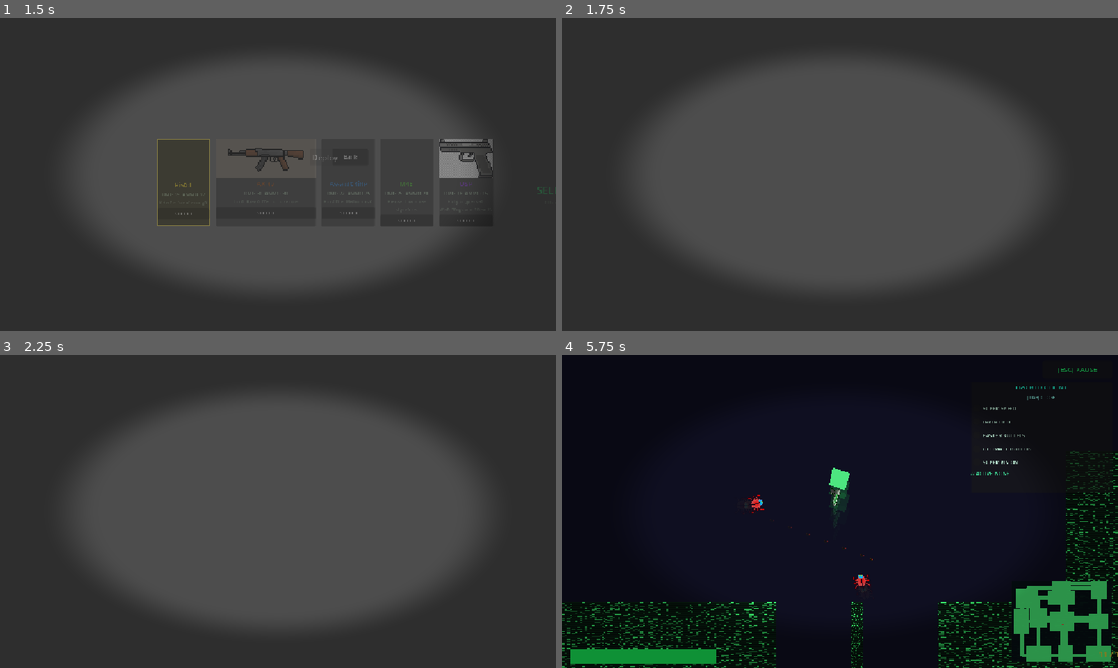
Above: before the commit, frames 1-4 (two rows, left to right).
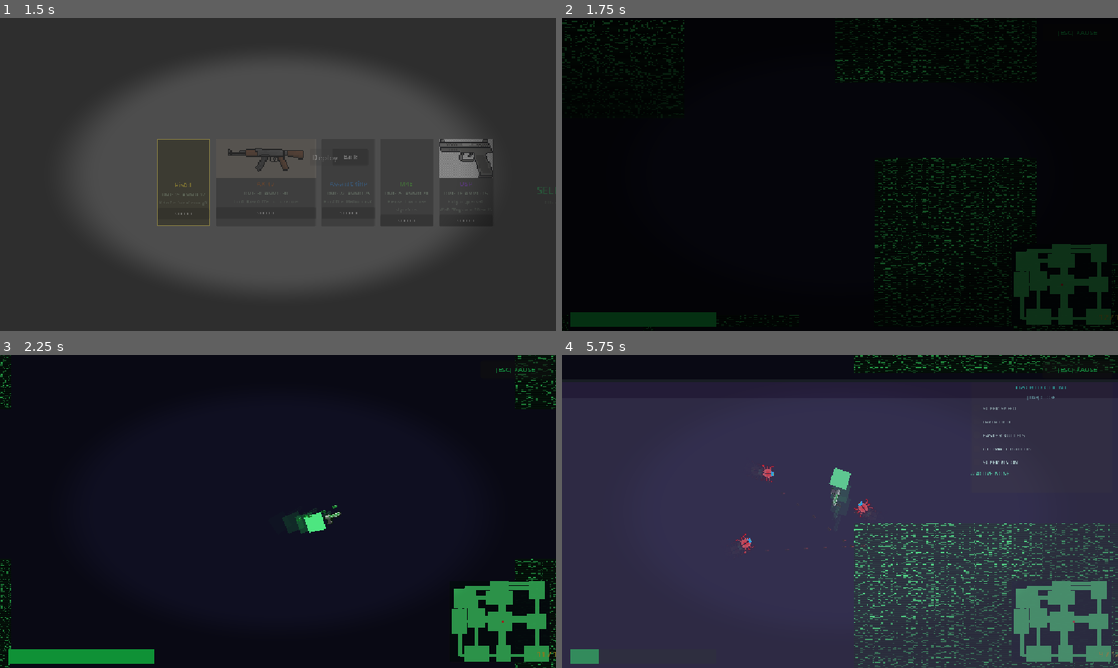
Above: after the commit, the same moments.

Repository: vision-for-change/rules-broken-v2
Game: Godot game, scene res://scenes/ui/MainMenu.tscn
The game is run twice, just before and just after one commit, with the same random seed, the same clock (stepped at 60 frames per second) and the same inputs.
Inputs (mouse positions are in pixels of both pictures, inside the frame that each line leads up to):
- Up to frame 1 (1.5 s): click "Select Weapon" at 0.5 s; click "Deploy" at 1.25 s
- Up to frame 2 (1.75 s): no input
- Up to frame 3 (2.25 s): tap Enter (ui_accept) at 2 s; move the mouse to (400, 495) at 2.02 s; hold Right (ui_right) from 2.03 s (still down); tap E (interact) at 2.1 s; click (400, 495) at 2.17 s
- Up to frame 4 (5.75 s): tap Enter (ui_accept) at 2.27, 3.77, 5.27 s; release Right (ui_right) at 2.75 s; click (840, 514) at 2.75 s, where only the run before the commit has a clickable "[ ENTER ] INITIATE BREACH"; move the mouse to (728, 527) at 3.52 s; hold Down (ui_down) 3.53-4.28 s; tap Space (dash) at 3.6 s; tap E (interact) at 3.8, 4.55, 5.1 s; move the mouse to (895, 442) at 4.27 s; hold Right (ui_right) 4.28-5.03 s; hold Tab (inspect) 4.28-5.03 s; move the mouse to (812, 574) at 5.02 s; hold Up (ui_up) from 5.03 s (still down); click (812, 574) at 5.17 s

Frame 1 is identical in both runs. In frame 2, 100% of the frame differs, in the area x 0-100%, y 0-100%; in frame 3, 100%; in frame 4, 92%.

Commit message:
Dying page dbot

Diff:
--- a/autoloads/RuleManager.gd
+++ b/autoloads/RuleManager.gd
@@ -216,29 +216,42 @@
 func _adjust_integrity(delta: float) -> void:
 	if _death_triggered:
 		return
+
 	var old = system_integrity
 	system_integrity = clampf(system_integrity + delta, 0.0, MAX_SYSTEM_INTEGRITY)
-	print("INTEGRITY: ", system_integrity, " | delta: ", delta)
+
+	print("INTEGRITY:", system_integrity, " | delta:", delta)
+
 	EventBus.integrity_changed.emit(system_integrity, delta)
+
 	var critical_threshold := MAX_SYSTEM_INTEGRITY * 0.25
 	var unstable_threshold := MAX_SYSTEM_INTEGRITY * 0.5
+
+	# Emit warnings when crossing thresholds
 	if system_integrity < critical_threshold and old >= critical_threshold:
 		EventBus.system_critical.emit()
 		EventBus.log("!! SYSTEM CRITICAL — integrity below 25%", "error")
 	elif system_integrity < unstable_threshold and old >= unstable_threshold:
 		EventBus.system_unstable.emit()
 		EventBus.log("! SYSTEM UNSTABLE — integrity below 50%", "warn")
-	if system_integrity <= 0.0 and old > 0.0:
+
+	# ⭐ NEW DEATH THRESHOLD ⭐
+	# Player dies when integrity < 5% instead of EXACTLY 0.0
+	var death_threshold := MAX_SYSTEM_INTEGRITY * 0.05
+
+	if system_integrity <= death_threshold and old > death_threshold:
 		_death_triggered = true
 		EventBus.log("!! INTEGRITY ZERO — PLAYER CAUGHT !!", "error")
 		EventBus.player_caught.emit("integrity_failure")
 
+
 func _recalculate_integrity() -> void:
 	_adjust_integrity(0.1)
 
 func clear_rules() -> void:
 	_rules.clear()
 	_conflict_log.clear()
+	_death_triggered = false
 	system_integrity = MAX_SYSTEM_INTEGRITY
 	EventBus.integrity_changed.emit(system_integrity, 0.0)
 
--- a/scenes/player/Inventory.gd
+++ b/scenes/player/Inventory.gd
@@ -15,15 +15,14 @@
 const BULLET_SCENE = preload("res://scenes/player/Bullet.tscn")
 
 func _ready() -> void:
-	# Load gun from select screen
-	if Engine.has_singleton("PlayerState") or get_node_or_null("/root/PlayerState") != null:
-		var starting = GunDatabase.get_gun(PlayerState.selected_gun_id)
-		if not starting.is_empty():
-			add_gun(starting)
-	elif get_node_or_null("/root/GunDatabase") != null:
-		var starting = GunDatabase.get_gun(GunDatabase.selected_gun_id)
-		if not starting.is_empty():
-			add_gun(starting)
+	var gun_id = "pistol"
+	if get_node_or_null("/root/GunDatabase") != null:
+		gun_id = GunDatabase.selected_gun_id
+	if get_node_or_null("/root/PlayerState") != null:
+		gun_id = PlayerState.selected_gun_id
+	var starting = GunDatabase.get_gun(gun_id)
+	if not starting.is_empty():
+		add_gun(starting)
 
 func _process(delta: float) -> void:
 	if _fire_timer > 0.0:
--- a/scenes/player/Player.gd
+++ b/scenes/player/Player.gd
@@ -1,6 +1,4 @@
 ## Player.gd
-## Player submits ALL actions through ActionBus. Movement, interaction,
-## bypass — nothing happens without passing the rule pipeline.
 extends CharacterBody2D
 
 const SPEED_MOVE = 360.0
@@ -11,7 +9,7 @@
 const HACK_BULLET_SPEED_MULT = 2.2
 const DEFAULT_CAMERA_ZOOM := Vector2(1.5, 1.5)
 const SUPER_VISION_CAMERA_ZOOM := Vector2(1.0, 1.0)
-const ENTITY_ID  = "player"
+const ENTITY_ID = "player"
 const BULLET_SCENE = preload("res://scenes/player/Bullet.tscn")
 const SHOOT_COOLDOWN := 0.2
 const GHOST_INTERVAL := 0.045
@@ -24,8 +22,9 @@
 const SHOOT_SHAKE_DURATION := 0.06
 const DASH_SHAKE_INTENSITY := 3.2
 const DASH_SHAKE_DURATION := 0.1
-
-var is_alive   := true
+const FOOTSTEP_INT = 0.38
+
+var is_alive := true
 var _interact_target: Node = null
 var _footstep_t := 0.0
 var _hack_super_speed := false
@@ -38,28 +37,24 @@
 var _dash_timer := 0.0
 var _dash_cd := 0.0
 var _dash_direction := Vector2.ZERO
-const FOOTSTEP_INT = 0.38
-
-@onready var body_rect: ColorRect      = $BodyRect
-@onready var interact_area: Area2D     = $InteractArea
-@onready var camera: Camera2D          = $Camera2D
-@onready var hint_label: Label         = $HintLabel
-@onready var gun_sprite: Node2D        = $Sprite2D
+
+@onready var body_rect: ColorRect  = $BodyRect
+@onready var interact_area: Area2D = $InteractArea
+@onready var camera: Camera2D      = $Camera2D
+@onready var hint_label: Label     = $HintLabel
+@onready var gun_sprite: Node2D    = $Sprite2D
 
 func _ready() -> void:
 	add_to_group("player")
 	ScreenFX.register_camera(camera)
-
-	EntityRegistry.register(ENTITY_ID, "player",  self,
+	EntityRegistry.register(ENTITY_ID, "player", self,
 		["player", "agent", "mobile"],
 		{"integrity_contribution": 0.0}
 	)
-
 	EventBus.player_caught.connect(_on_caught)
 	EventBus.action_denied.connect(_on_action_denied)
 	interact_area.body_entered.connect(_on_interact_enter)
 	interact_area.body_exited.connect(_on_interact_exit)
-
 	AudioManager.play_music("stable")
 	_apply_camera_modes()
 
@@ -85,25 +80,17 @@
 		move_dir = _dash_direction
 
 	var target_velocity := Vector2.ZERO
-
 	if move_dir.length() > 0.05:
-		var ctx = {
-			"actor_id":  ENTITY_ID,
-			"direction": move_dir
-		}
-		var result = ActionBus.submit(ActionBus.MOVE,
-			EntityRegistry.get_tags(ENTITY_ID), ctx)
-
+		var ctx = {"actor_id": ENTITY_ID, "direction": move_dir}
+		var result = ActionBus.submit(ActionBus.MOVE, EntityRegistry.get_tags(ENTITY_ID), ctx)
 		if result["allowed"]:
 			target_velocity = move_dir * SPEED_MOVE
 		else:
 			target_velocity = move_dir * (SPEED_MOVE * 0.4)
-
 		if _hack_super_speed:
 			target_velocity *= HACK_SPEED_MULT
 		if _dash_timer > 0.0:
 			target_velocity *= DASH_SPEED_MULT
-
 		_footstep_t += delta
 		if _footstep_t >= FOOTSTEP_INT:
 			_footstep_t = 0.0
@@ -114,7 +101,6 @@
 
 	if velocity.length_squared() > 16.0:
 		_ghost_step(delta)
-
 	if Input.is_action_just_pressed("interact") and _interact_target != null:
 		_do_interact()
 	if Input.is_action_pressed("shoot"):
@@ -139,9 +125,8 @@
 		return
 	if get_tree().current_scene == null:
 		return
-	var spawn_pos := muzzle_pos
 	get_tree().current_scene.add_child(bullet)
-	bullet.global_position = spawn_pos
+	bullet.global_position = muzzle_pos
 	var bullet_speed_mult := HACK_BULLET_SPEED_MULT if _hack_faster_bullets else 1.0
 	if bullet.has_method("setup"):
 		bullet.setup(self, shot_dir.normalized(), bullet_speed_mult)
@@ -153,12 +138,11 @@
 		return
 	var target_id = _interact_target.get("entity_id") if _interact_target.get("entity_id") != null else "unknown"
 	var ctx = {
-		"actor_id":  ENTITY_ID,
+		"actor_id": ENTITY_ID,
 		"target_id": target_id,
 		"target_node": _interact_target
 	}
-	var result = ActionBus.submit(ActionBus.INTERACT,
-		EntityRegistry.get_tags(ENTITY_ID), ctx)
+	var result = ActionBus.submit(ActionBus.INTERACT, EntityRegistry.get_tags(ENTITY_ID), ctx)
 	if result["allowed"] or result["loophole"] != "":
 		_interact_target.on_player_interact(result)
 
@@ -178,40 +162,19 @@
 		return
 	ScreenFX.flash_screen(Color(1, 0.3, 0.1, 0.3), 0.15)
 
-# ✅ UPDATED FUNCTION (REPLACED)
 func _on_caught(_catcher_id: String) -> void:
 	if not is_alive:
 		return
-
 	is_alive = false
 	velocity = Vector2.ZERO
-
 	set_physics_process(false)
 	set_process(false)
-
 	ScreenFX.screen_shake(14.0, 0.6)
 	ScreenFX.flash_screen(Color(1, 0.0, 0.1, 0.7), 0.5)
 	AudioManager.play_sfx("caught")
-
 	get_tree().create_timer(1.5, false).timeout.connect(
-		func():
-			if get_tree() != null:
-				get_tree().change_scene_to_file("res://scenes/ui/GameOver.tscn"),
+		func(): get_tree().change_scene_to_file("res://scenes/ui/GameOver.tscn"),
 		CONNECT_ONE_SHOT
-	)
-
-	is_alive = false
-	velocity = Vector2.ZERO
-
-	ScreenFX.screen_shake(14.0, 0.6)
-	ScreenFX.flash_screen(Color(1, 0.0, 0.1, 0.7), 0.5)
-	AudioManager.play_sfx("caught")
-
-	get_tree().create_timer(1.5, false).timeout.connect(
-	func():
-		if get_tree() != null:
-			get_tree().change_scene_to_file("res://scenes/ui/GameOver.tscn"),
-	CONNECT_ONE_SHOT
 	)
 
 func set_hacked_client_modes(
@@ -264,16 +227,13 @@
 	ghost_root.z_index = z_index - 1
 	ghost_root.modulate = DASH_GHOST_COLOR if dash_blur else GHOST_COLOR
 	scene_root.add_child(ghost_root)
-
 	if is_instance_valid(body_rect):
 		var body_ghost := body_rect.duplicate()
 		if body_ghost is Control:
 			(body_ghost as Control).mouse_filter = Control.MOUSE_FILTER_IGNORE
 		ghost_root.add_child(body_ghost)
-
 	if is_instance_valid(gun_sprite):
 		ghost_root.add_child(gun_sprite.duplicate())
-
 	var tween := ghost_root.create_tween()
 	var ghost_lifetime := DASH_GHOST_LIFETIME if dash_blur else GHOST_LIFETIME
 	tween.tween_property(ghost_root, "modulate:a", 0.0, ghost_lifetime)
--- a/scenes/ui/GunSelectScreen.gd
+++ b/scenes/ui/GunSelectScreen.gd
@@ -147,11 +147,10 @@
 func _on_deploy() -> void:
 	GunDatabase.selected_gun_id = _selected_id
 	PlayerState.selected_gun_id = _selected_id
-	# Fade out then switch scene
 	var t = create_tween()
 	t.tween_property(self, "modulate:a", 0.0, 0.3)
 	t.tween_callback(func():
-		get_tree().change_scene_to_file("res://scenes/levels/Level1.tscn")
+		get_tree().change_scene_to_file("res://scenes/levels/Level2.tscn")
 	)
 
 func _input(event: InputEvent) -> void:
--- a/scenes/ui/HUD.gd
+++ b/scenes/ui/HUD.gd
@@ -54,6 +54,8 @@
 	_update_minimap_player_dot()
 
 func _input(event: InputEvent) -> void:
+	if not event is InputEventKey:
+		return
 	if event.is_action_pressed("inspect"):
 		hack_panel.visible = not hack_panel.visible
 
